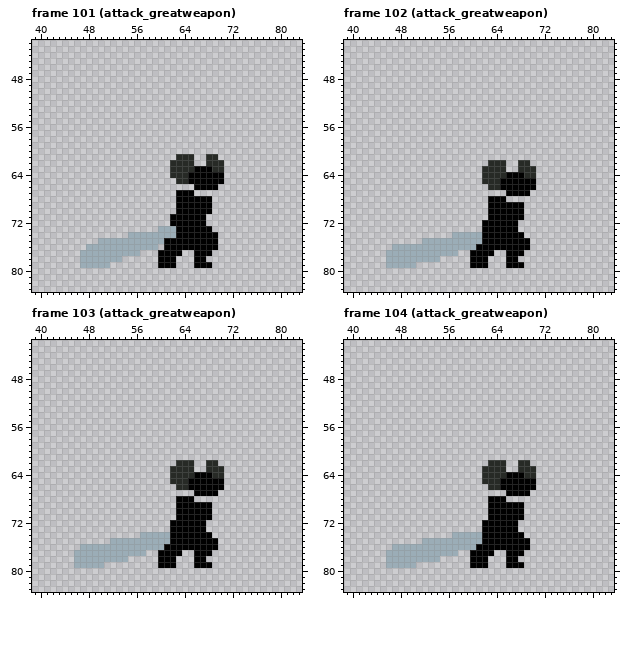
A pixel-art file gets an edit: Assets/Resources/sprites/player.aseprite. Above: the version before the commit.
128x128 pixels, 123 frames. Shown: frame 101 (attack_greatweapon): x 39..83, y 42..83; frame 102 (attack_greatweapon): x 39..83, y 42..83; frame 103 (attack_greatweapon): x 39..83, y 42..83; frame 104 (attack_greatweapon): x 39..83, y 42..83. The commit also changed other frames, which this record leaves out.
And afterwards:
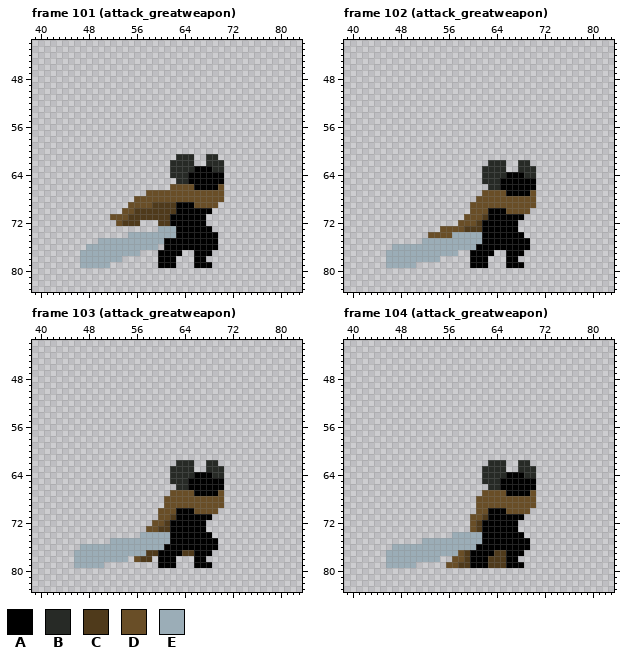
Palette (. is transparent): A #000000  B #272a26  C #4f3a1b  D #694e27  E #9badb7
Change:
--- frame 101 (attack_greatweapon), layer "Layer 2"
@@ x 50..72 @@
 65 .............BBAAAAAA..
-66 ................AAAA...
-67 .............AAA.......
-68 .............AAAAAA....
-69 .............AAAAAA....
-70 .............AAAAAA....
-71 ............AAAAAA.....
-72 ............AAAAAA.....
+66 ............DDDDAAAAD..
+67 ........DDDDDDDDDDDDD..
+68 ......DDDDDDDDDDDDDDD..
+69 .....DDDDCCCCAAADDDD...
+70 ....DDCCCCCCCAAAAAA....
+71 ..DDDCCCCCCCAAAAAA.....
+72 ...DCCC...CCAAAAAA.....
 73 ..........EEEAAAAAA....
--- frame 102 (attack_greatweapon), layer "Layer 2"
@@ x 51..72 @@
 66 ............BBAAAAAA..
-67 ...............AAAA...
-68 ............AAA.......
-69 ............AAAAAA....
-70 ............AAAAAA....
-71 ............AAAAAA....
-72 ...........AAAAAA.....
-73 ...........AAAAAA.....
-74 ......EEEEEAAAAAAA....
+67 ...........DDDDAAAAD..
+68 ..........DDDDDDDDDD..
+69 .........DDDDDDDDDDD..
+70 .........DDDAAADDDD...
+71 ........DDDCAAAAAA....
+72 .......DDDCAAAAAA.....
+73 ....DDDDCCCAAAAAA.....
+74 ..DDDDEEEEEAAAAAAA....
 75 .EEEEEEEEEEAAAAAAAA...
--- frame 103 (attack_greatweapon), layer "Layer 2"
@@ x 56..72 @@
 66 .......BBAAAAAA..
-67 ..........AAAA...
-68 .......AAA.......
-69 .......AAAAAA....
-70 .......AAAAAA....
-71 .......AAAAAA....
-72 ......AAAAAA.....
-73 ......AAAAAA.....
+67 ......DDDDAAAAD..
+68 .....DDDDDDDDDD..
+69 .....DDDDDDDDDD..
+70 ....DDDAAADDDD...
+71 ....DDCAAAAAA....
+72 ...DDCAAAAAA.....
+73 ..DDCCAAAAAA.....
 74 .EEEEEAAAAAAA....
@@ x 54..67 @@
 76 EEEEEEEAAAAAAA
-77 EEEE..AAAA..AA
-78 E.....AAA...AA
+77 EEEECCAAAACCAA
+78 E.DCC.AAA...AA
 79 ......AAA...AA
--- frame 104 (attack_greatweapon), layer "Layer 2"
@@ x 58..72 @@
 66 .....BBAAAAAA..
-67 ........AAAA...
-68 .....AAA.......
-69 .....AAAAAA....
-70 .....AAAAAA....
-71 .....AAAAAA....
-72 ....AAAAAA.....
-73 ....AAAAAA.....
+67 ....DDDDAAAAD..
+68 ...DDDDDDDDDD..
+69 ...DDDDDDDDDD..
+70 ...DDAAADDDD...
+71 ..DDCAAAAAA....
+72 ..DCAAAAAA.....
+73 ..DCAAAAAA.....
 74 EEEEAAAAAAA....
@@ x 54..67 @@
 76 EEEEEEEAAAAAAA
-77 EEEE..AAAA..AA
-78 E.....AAA...AA
-79 ......AAA...AA
+77 EEEEDCAAAACCAA
+78 E..DDCAAACCCAA
+79 ..DDCCAAACCCAA
 80 ..............
